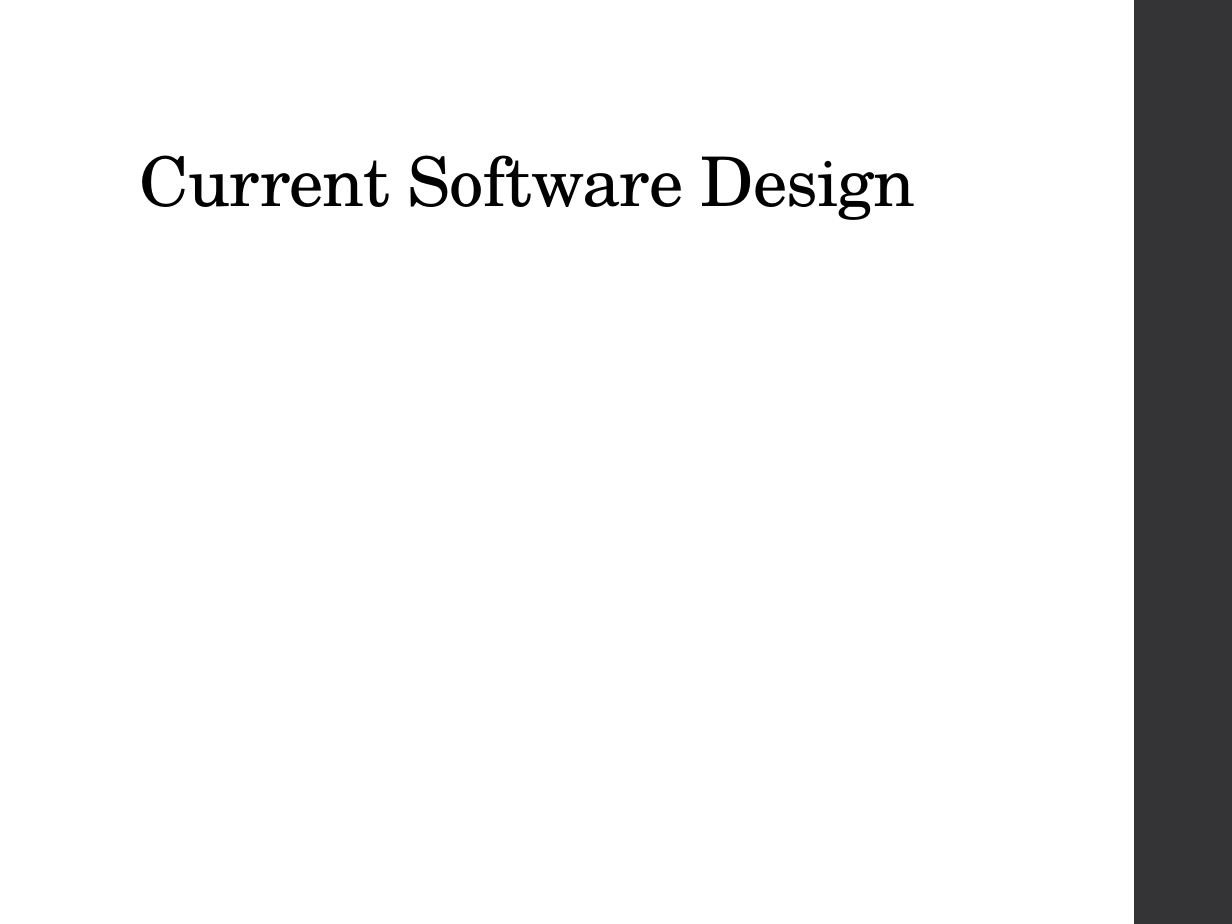
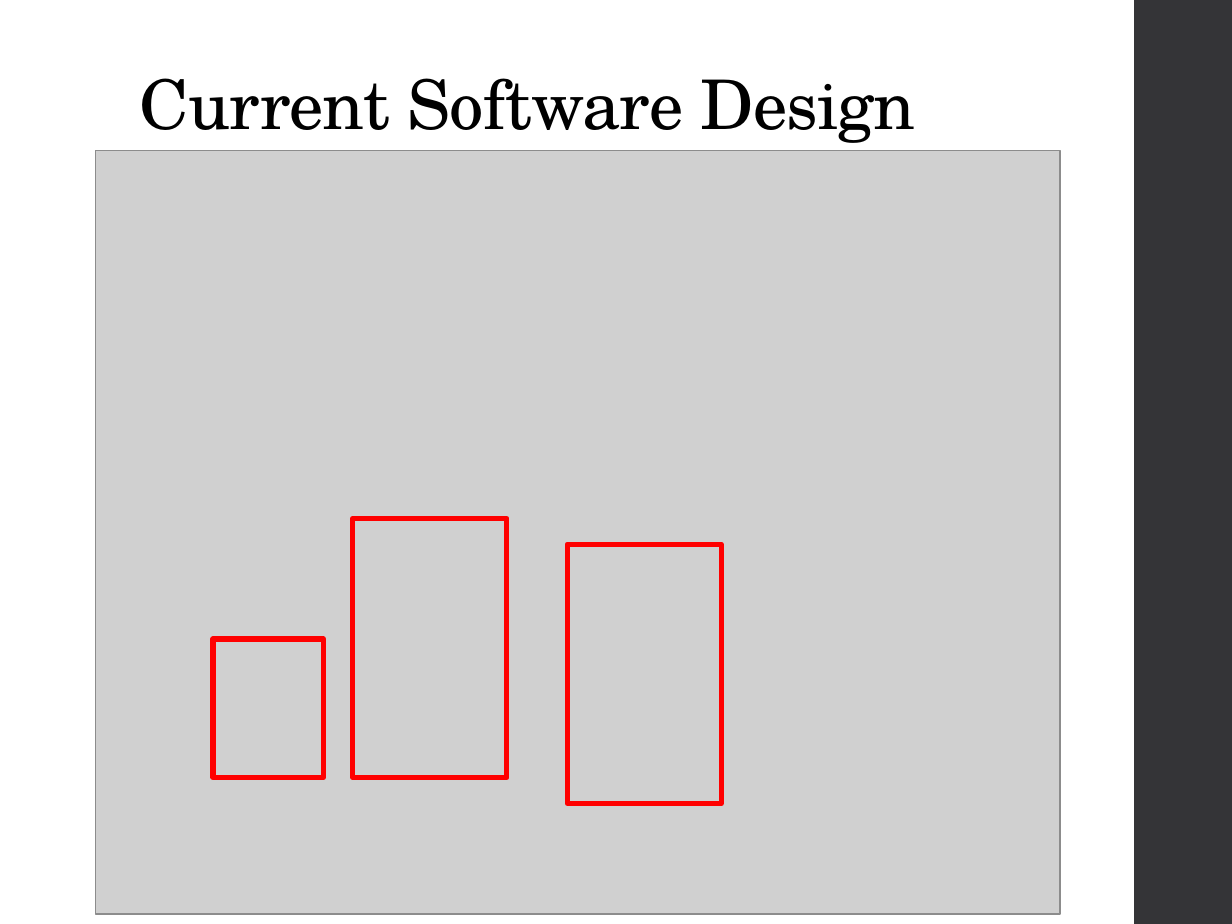
Before and after one commit to aflyingcougar/elc-4438-wah-pedal, a slide deck: slide 10 of Presentation/Final Presentation.pptx. Drawn at 1232x924 pixels with LibreOffice and Linux fonts; fonts in the diff are those of the drawing; grey boxes stand for pictures. Boxes give left, top, right and bottom in pixels: in the first picture for what was removed or moved away, otherwise in the second. Text is boxed around its words. In the diff, an @@ line names an element or a change of style, - is before the commit and + after.

```diff
--- a/Presentation/Final Presentation.pptx
+++ b/Presentation/Final Presentation.pptx
@@ title "Current Software Design" moved from (x1=140, y1=155, x2=916, y2=220) to (x1=140, y1=78, x2=916, y2=143) @@
@@ picture added at (x1=95, y1=150, x2=1060, y2=914) @@
@@ rectangle added at (x1=352, y1=519, x2=506, y2=777), outline #FF0000 3 pt @@
@@ rectangle added at (x1=567, y1=545, x2=721, y2=803), outline #FF0000 3 pt @@
@@ rectangle added at (x1=213, y1=639, x2=324, y2=777), outline #FF0000 3 pt @@
```
Also in this commit, not shown: 6 other slides changed, 4 slides added, 3 slides removed, 6 other files.
